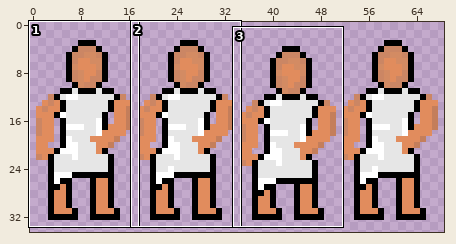
One commit to this sprite sheet: Game/Player/idle.png. Above: a wide view before the commit, with the close-up outlined.
Close-up. The starting point:
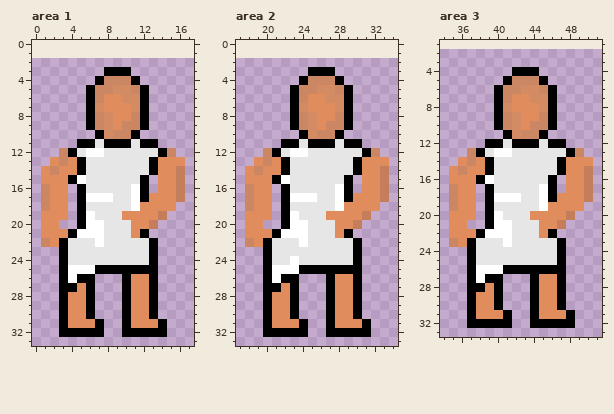
The file is 69x32 pixels. Colours within 5 levels of each other are drawn and written as one. Shown: area 1: x 0..17, y 0..33; area 2: x 17..34, y 0..33; area 3: x 34..51, y 1..33. The old version is drawn lined up with the new one, on the new canvas. The commit also changed other parts of the picture, which this record leaves out.
Now the later version:
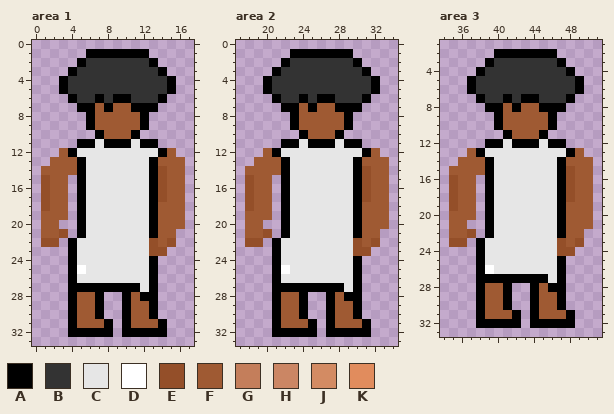
Palette (. is transparent): A #000000  B #333333  C #e6e6e6  D #ffffff  E #944f29  F #9f5a33  G #c47e5b  H #cb8664  J #d38b63  K #e18c5d
Difference:
canvas 69x32 -> 69x35, the old top-left corner now at 0,2
Changed rows in their new state; - is an unchanged pixel.
Area 1:
first column x 1:
 1 -----AAAAAAA----
 2 ----ABBBBBBBA---
 3 ---ABBBBBBBBBA--
 4 --ABBBBBBBBBBBA-
 5 --ABBBBBBBBBBBA-
 6 ---ABBABAABBBA--
 7 ----A-FAFFA-A---
 8 ------FFFFF-----
 9 ------FFFFF-----
10 -------FFF------
12 --F--CC-------F-
13 -FFF---------FFF
14 FFFF---------EFF
15 EFF.A------CAEFF
16 EFF-------CCAEFF
17 EFF--CCC--CCAEFF
18 EFF-------CCAFFF
19 FFF--C---CCCAFFF
20 FF---CC---CCAFFF
21 FFE.ACC---CCAFF-
22 EE.A--C-----EFE-
23 --.A--------EE--
24 --.A------------
25 --.A-CCCCCCC----
26 --.ACCCCCCCC----
27 --.-A-AAA-AC----
28 --.AFFA---FA----
29 --.AFFA---FF----
30 --.AFFA---FF----
31 --.AFFFA--FFF---
32 --.----A--------
Area 2:
first column x 18:
 1 -----AAAAAAA----
 2 ----ABBBBBBBA---
 3 ---ABBBBBBBBBA--
 4 --ABBBBBBBBBBBA-
 5 --ABBBBBBBBBBBA-
 6 ---ABBABAABBBA--
 7 ----A-FAFFA-A---
 8 ------FFFFF-----
 9 ------FFFFF-----
10 -------FFF------
12 --F--CC-------F-
13 -FFF---------FFF
14 FFFF---------EFF
15 EFF.A------CAEFF
16 EFF-------CCAEFF
17 EFF--CCC--CCAEFF
18 EFF-------CCAFFF
19 FFF--C---CCCAFFF
20 FF---CC---CCAFFF
21 FFE.ACC---CCAFF-
22 EE.A--C-----EFE-
23 --.A--------EE--
24 --.A-C----------
25 --.A-CCCCCCC----
26 --.ACCCCCCCC----
27 --.-A-AAA-AC----
28 --.AFFA---FA----
29 --.AFFA---FF----
30 --.AFFA---FF----
31 --.AFFFA--FFF---
32 --.----A--------
Area 3:
first column x 35:
 2 -----AAAAAAA----
 3 ----ABBBBBBBA---
 4 ---ABBBBBBBBBA--
 5 --ABBBBBBBBBBBA-
 6 --ABBBBBBBBBBBA-
 7 ---ABBABAABBBA--
 8 ----A-FAFFA-A---
 9 ------FFFFF-----
10 ------FFFFF-----
11 -------FFF------
13 --F--CC-------F-
14 -FFF---------FFF
15 FFFF---------EFF
16 EFF.A------CAEFF
17 EFF-------CCAEFF
18 EFF--CCC--CCAEFF
19 EFF-------CCAFFF
20 FFF--C---CCCAFFF
21 FF---CC---CCAFFF
22 FFE.ACC---CCAFF-
23 EE.A--C-----EFE-
24 --.A--------EE--
25 --.A------------
26 --.A-CCCCCCC----
27 --.A--AAA-AC----
28 --.-FFA---FA----
29 --.AFFA---FF----
30 --.AFFA---FF----
31 --.AFFFA--FFF---
32 --.----A--------
Boxes around the changes in both close-ups, in picture pixels (x1, y1, x2, y2):
changed: (41, 49, 185, 337)
changed: (245, 49, 389, 337)
changed: (449, 49, 593, 328)
